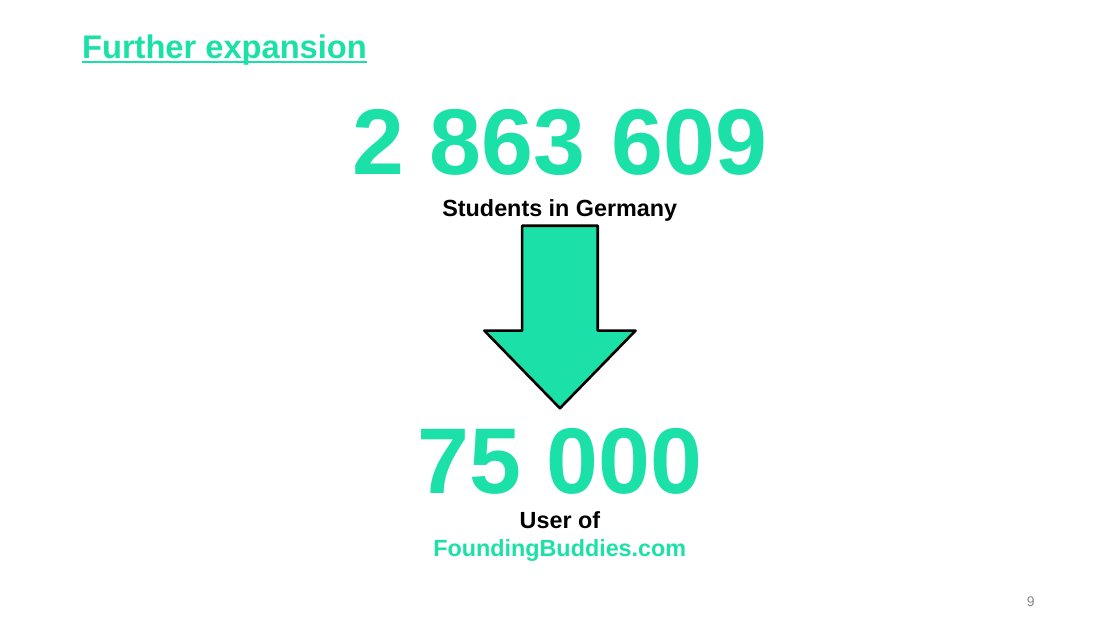
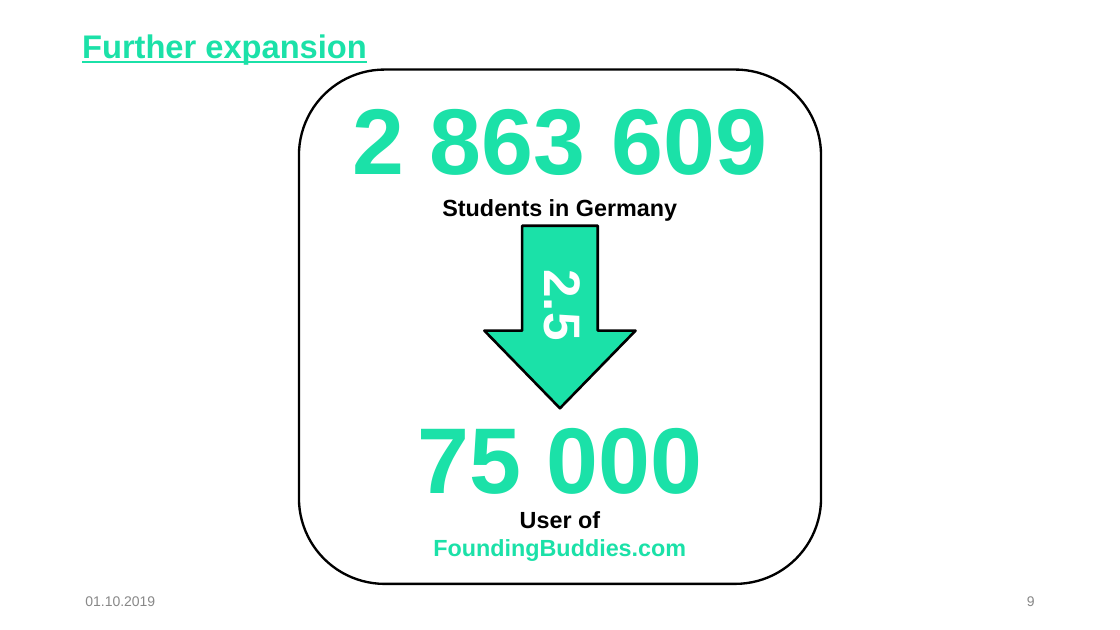
Before and after one commit to TonyChopper9/FoundingBuddies, a slide deck: slide 9 of FoundingBuddies/FoundingBuddies_Pitch.pptx. Drawn at 1120x630 pixels with LibreOffice and Linux fonts; fonts in the diff are those of the drawing. Boxes give left, top, right and bottom in pixels: in the first picture for what was removed or moved away, otherwise in the second. Text is boxed around its words. In the diff, an @@ line names an element or a change of style, - is before the commit and + after.

```diff
--- a/FoundingBuddies/FoundingBuddies_Pitch.pptx
+++ b/FoundingBuddies/FoundingBuddies_Pitch.pptx
@@ rounded rectangle added at (299, 70, 822, 584), outline #000000 2 pt @@
@@ text added at (533, 276, 590, 338), 44 pt, text #FFFFFF, bold @@
+2.5%
@@ text added at (85, 596, 155, 606), 12 pt, text #888888 @@
+01.10.2019
```
Also in this commit, not shown: 1 other slide changed.
